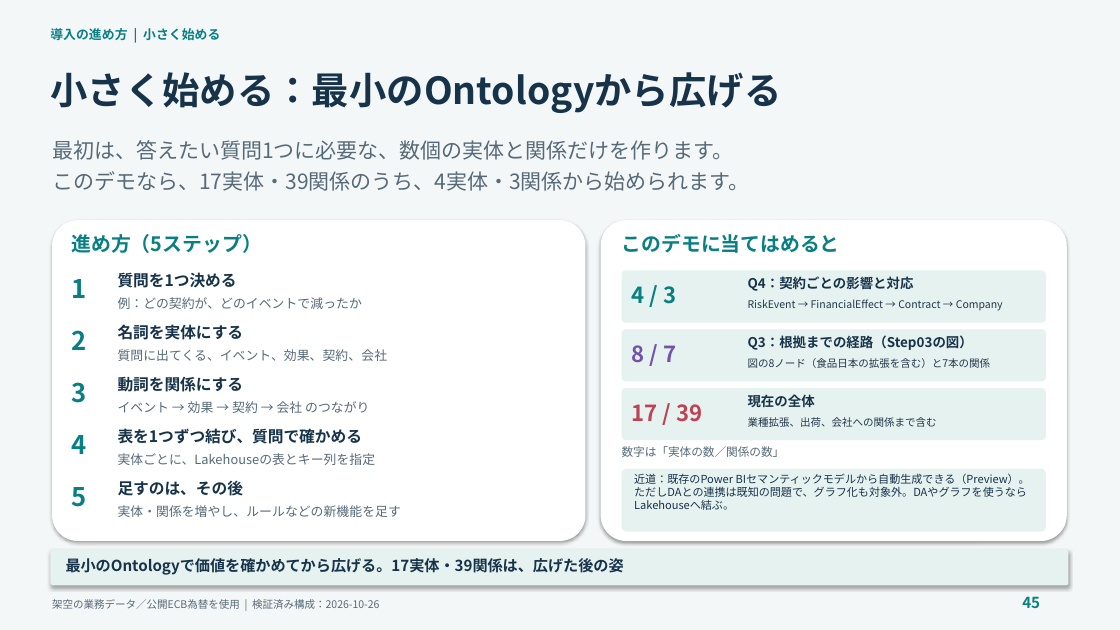
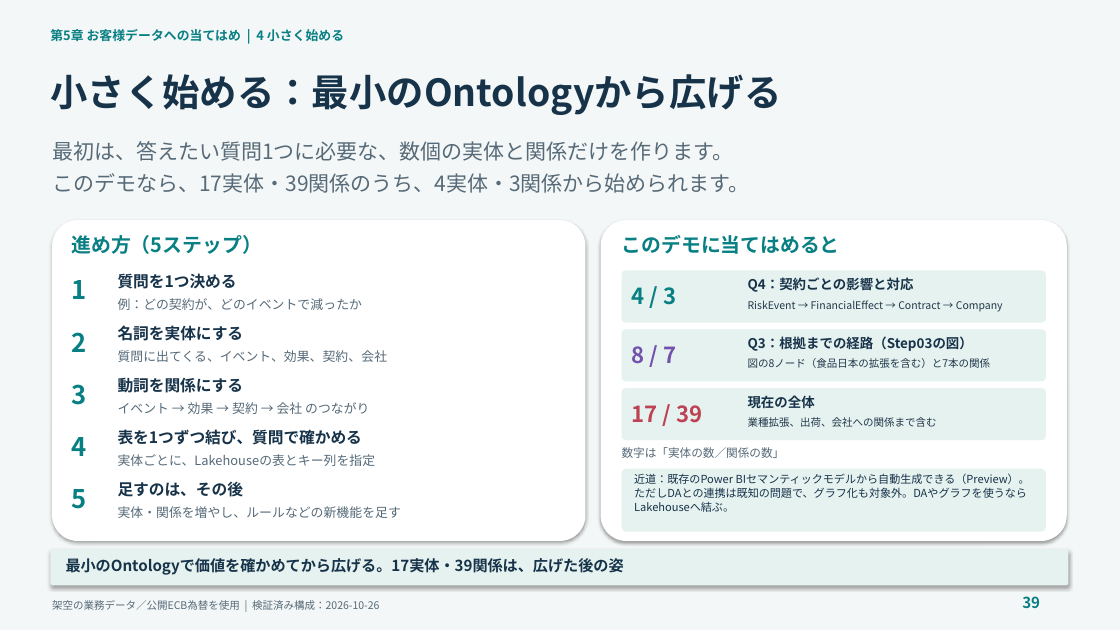
Before and after one commit to c-nova/FabricOntology_Trading, a slide deck: slide 39 of decks/TradingOntology_Demo_Presenter_Guide_JA.pptx (slide 45 before the commit). Drawn at 1120x630 pixels with LibreOffice and Linux fonts; fonts in the diff are those of the drawing. Boxes give left, top, right and bottom in pixels: in the first picture for what was removed or moved away, otherwise in the second. Text is boxed around its words. In the diff, an @@ line names an element or a change of style, - is before the commit and + after.

```diff
--- a/decks/TradingOntology_Demo_Presenter_Guide_JA.pptx
+++ b/decks/TradingOntology_Demo_Presenter_Guide_JA.pptx
@@ text at [50,29,344,41]: text changed @@
-導入の進め方 | 小さく始める
+第5章 お客様データへの当てはめ | 4 小さく始める
@@ text "小さく始める：最小のOntologyから広げる" at [50,74,781,115]: line spacing 1 to 40pt @@
@@ text "最初は、答えたい質問1つに必要な、数個の実体と関係だけを作ります。" at [52,141,750,193]: line spacing 1 to 22.5pt @@
@@ text "実体ごとに、Lakehouseの表とキー列を指定" at [118,454,376,466]: line spacing 1 to 13.8pt @@
@@ text "近道：既存のPower BIセマンティックモデルから自動生成できる（Preview）。ただしDAとの連携は既知の問題で、 ..." at [634,473,1030,512]: line spacing 1 to 11.9pt @@
@@ line spacing 1 to 27.5pt in 4 elements at [71,332,86,352], [71,384,86,405], [71,437,86,456], [71,489,86,509] @@
@@ text at [1022,596,1040,608]: text changed @@
-45
+39
```
Also in this commit, not shown: 40 other slides changed, 14 slides added, 4 slides removed, 5 other files.
